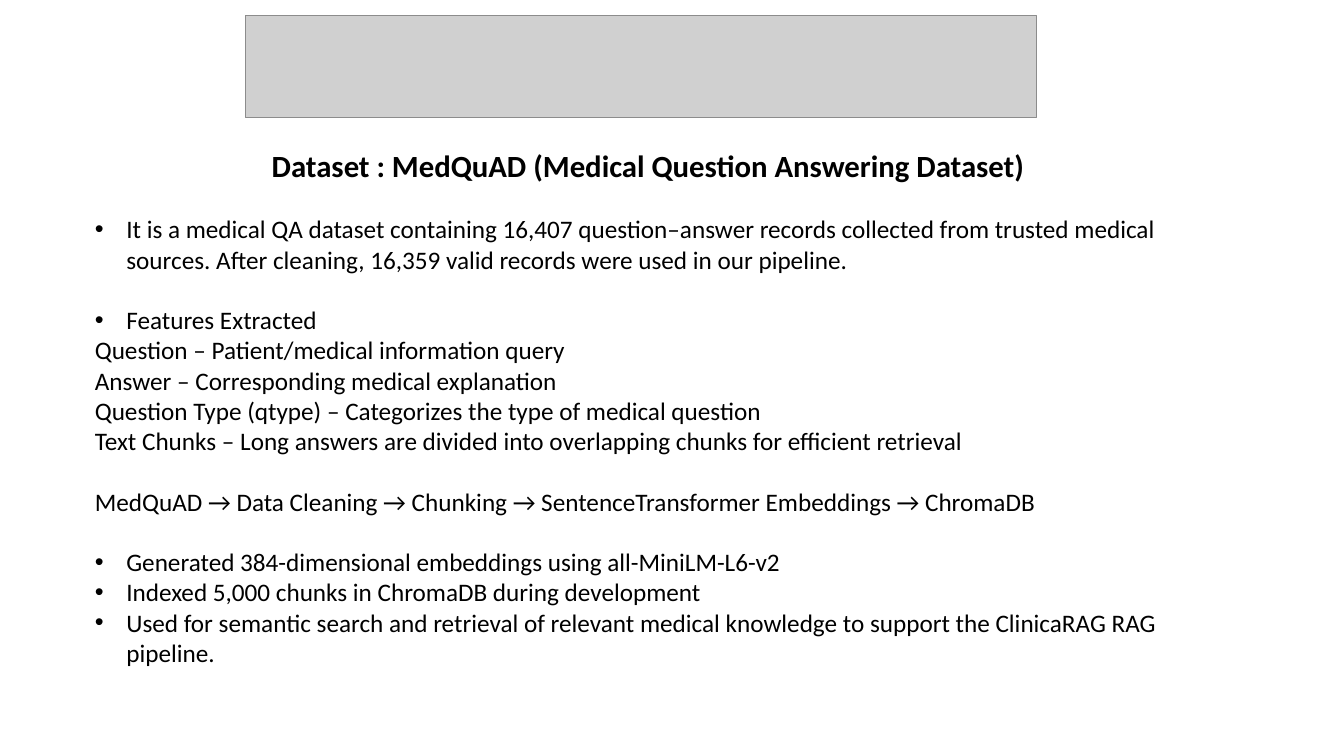
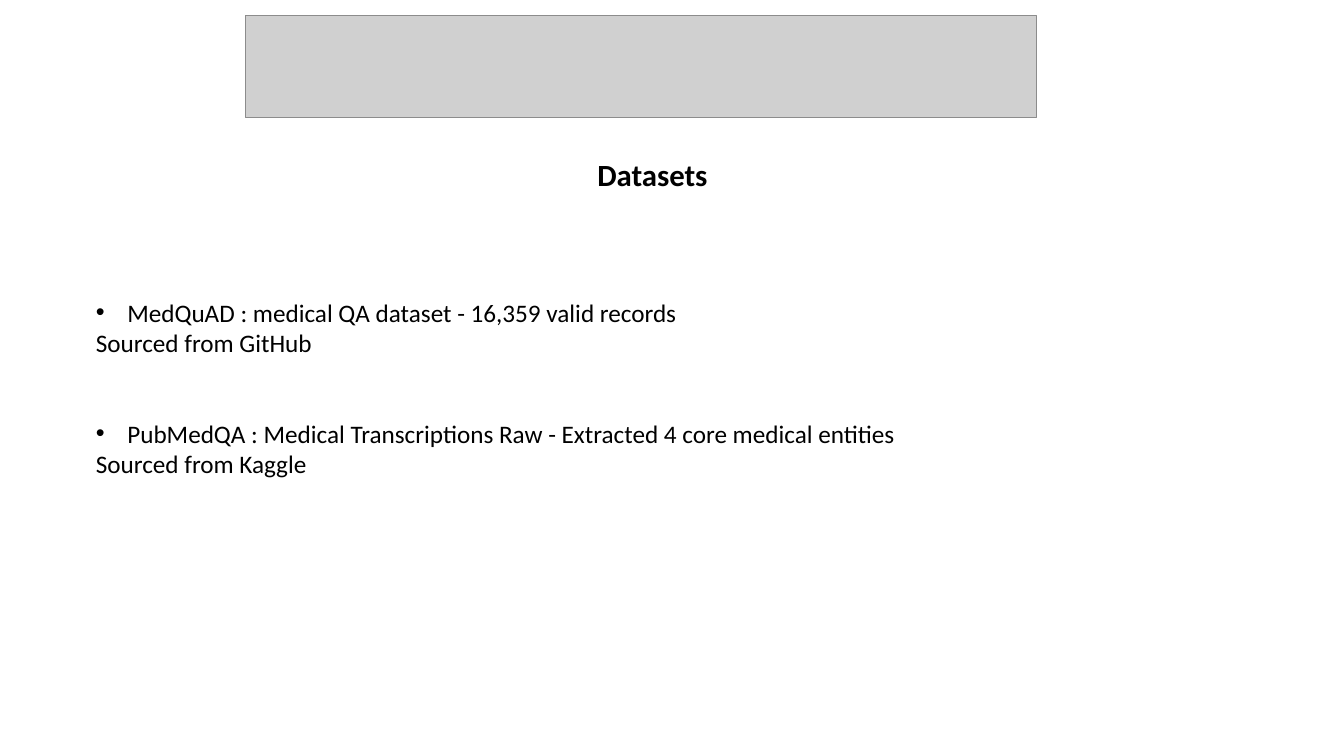
Before and after one commit to Dhanush3183/KLH-CSE-2026-27-2420030057-ClinicaRAG, a slide deck: slide 7 of docs/Project_Presentation.pptx (slide 6 before the commit). Drawn at 1344x756 pixels with LibreOffice and Linux fonts; fonts in the diff are those of the drawing; grey boxes stand for pictures. Boxes give left, top, right and bottom in pixels: in the first picture for what was removed or moved away, otherwise in the second. Text is boxed around its words. In the diff, an @@ line names an element or a change of style, - is before the commit and + after.

```diff
--- a/docs/Project_Presentation.pptx
+++ b/docs/Project_Presentation.pptx
@@ text at (96, 166, 894, 478): text changed @@
-Dataset : MedQuAD (Medical Question Answering Dataset)
-• It is a medical QA dataset containing 16,407 question–answer records collected from trusted medical sources. After cleaning, 16,359 valid records were used in our pipeline.
-• Features Extracted
-Question – Patient/medical information query
-Answer – Corresponding medical explanation
-Question Type (qtype) – Categorizes the type of medical question
-Text Chunks – Long answers are divided into overlapping chunks for efficient retrieval
-MedQuAD → Data Cleaning → Chunking → SentenceTransformer Embeddings → ChromaDB
-• Generated 384-dimensional embeddings using all-MiniLM-L6-v2
-• Indexed 5,000 chunks in ChromaDB during development
-• Used for semantic search and retrieval of relevant medical knowledge to support the ClinicaRAG RAG pipeline.
+Datasets
+• MedQuAD : medical QA dataset - 16,359 valid records
+Sourced from GitHub
+• PubMedQA : Medical Transcriptions Raw - Extracted 4 core medical entities
+Sourced from Kaggle
```
Also in this commit, not shown: 1 other slide changed, 2 slides added, 2 slides removed, 4 other files.
